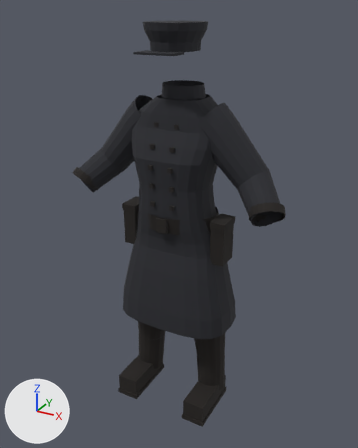
The glTF model docs/art/assets/projet/tenue_police_interieure_lod0.glb, before and after one commit.
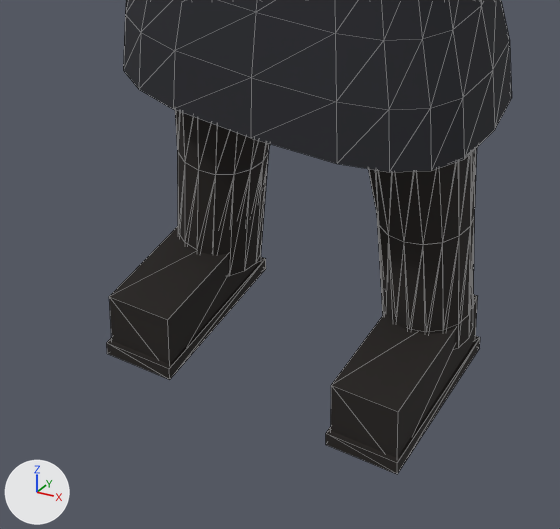
The first picture shows the older version from a 50 mm camera at (0.965, -1.778, 1.764) aimed at (0.003, -0.028, 0.889). The close-ups show the older and then the newer version on the part from 24% to 70% of the width and 65% to 99% of the height of that picture. Only the edits that show in the close-ups are written down. The axes (+X, +Y, +Z) are drawn at lower left. The lights are the same throughout. The close-ups show mesh edges as thin lines. Vertices at exactly the same position are counted once.

Names of what the first close-up shows: 'calf_l', 'calf_r', 'foot_l', 'foot_r', 'pelvis'.
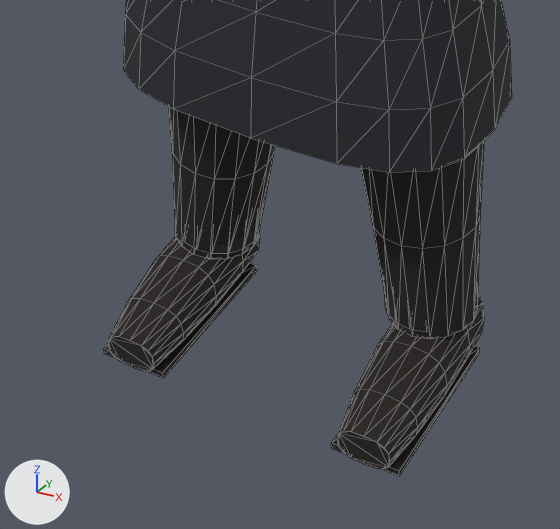
Boxes (x1, y1, x2, y2) around the edits, measured in the close-ups (560 x 529 px):
'calf_l', reshaped: before (368, 148, 477, 350); after (361, 141, 484, 339)
'foot_l', reshaped: before (326, 294, 480, 474); after (331, 293, 484, 476)
'foot_r', reshaped: before (107, 226, 266, 379); after (104, 235, 260, 378)
'calf_r', reshaped (12% wider, 8% shorter): before (175, 110, 270, 276); after (168, 107, 275, 259)
part 3 of me_foot_l, added: after (331, 346, 480, 476)
part 4 of me_foot_l, rebuilt (7% taller): before (331, 294, 478, 458); after (337, 293, 484, 469)
part 5 of me_foot_l, deleted: before (326, 336, 480, 474)
part 6 of me_foot_r, added: after (104, 263, 257, 378)
part 7 of me_foot_r, rebuilt: before (109, 226, 261, 364); after (108, 235, 260, 371)
part 8 of me_foot_r, deleted: before (107, 257, 266, 379)

The change, as a diff of the scene's bpy script:
```diff
--- a/docs/art/assets/projet/tenue_police_interieure_lod0.glb.py
+++ b/docs/art/assets/projet/tenue_police_interieure_lod0.glb.py
@@ me_calf_l @@
 # used by ob_calf_l; location = (0.0, 0.0, 0.0)
-me_calf_l.from_pydata(...)  # 144 vertices, 192 faces; spans x 0.065..0.24, y -0.114..0.074, z 0.057..0.494
+me_calf_l.from_pydata(...)  # 144 vertices, 206 faces; spans x 0.062..0.244, y -0.114..0.078, z 0.084..0.494
+# me_calf_l part 1
+# 4 vertices are removed from x 0.116..0.234, y -0.069..0.049, z 0.057..0.063
+# 12 faces are deleted
+# 3 vertices in x 0.13..0.175, y -0.074..0.035, z 0.057..0.061 move by (0.005, 0.002, 0.029)
+# 3 vertices in x 0.175..0.22, y -0.055..0.054, z 0.059..0.063 move by (0.005, 0.002, 0.031)
+# 38 vertices move from x 0.072..0.239, y -0.092..0.068, z 0.057..0.407 to x 0.062..0.244, y -0.102..0.078, z 0.084..0.408
+# 4 vertices are added at (0.156, 0.051, 0.088), (0.239, 0.016, 0.096), (0.204, -0.067, 0.092), (0.121, -0.032, 0.084)
+# 26 new faces join them, mat_cuir (black #1f1a17)
 me_calf_l.materials.append(mat_cuir)
@@ me_calf_r @@
 # used by ob_calf_r; location = (0.0, 0.0, 0.0)
-me_calf_r.from_pydata(...)  # 144 vertices, 192 faces; spans x -0.24..-0.065, y -0.114..0.074, z 0.057..0.494
+me_calf_r.from_pydata(...)  # 144 vertices, 206 faces; spans x -0.244..-0.062, y -0.114..0.078, z 0.084..0.494
+# me_calf_r part 2
+# 4 vertices are removed from x -0.234..-0.116, y -0.069..0.049, z 0.057..0.063
+# 12 faces are deleted
+# 44 vertices move from x -0.239..-0.072, y -0.092..0.068, z 0.057..0.407 to x -0.244..-0.062, y -0.102..0.078, z 0.084..0.408
+# 4 vertices are added at (-0.204, 0.051, 0.092), (-0.121, 0.016, 0.084), (-0.156, -0.067, 0.088), (-0.239, -0.032, 0.096)
+# 26 new faces join them, mat_cuir (black #1f1a17)
 me_calf_r.materials.append(mat_cuir)
@@ me_foot_l @@
 # used by ob_foot_l; location = (0.0, 0.0, 0.0)
-me_foot_l.from_pydata(...)  # 16 vertices, 24 faces; spans x 0.126..0.234, y -0.225..0.045, z 0.0..0.1
+me_foot_l.from_pydata(...)  # 88 vertices, 168 faces; spans x 0.131..0.243, y -0.232..0.04, z 0.0..0.12
+# me_foot_l part 3: a new loose piece, a box spanning x 0.136..0.238, y -0.227..0.035, z 0.0..0.01, in mat_cuir (black #1f1a17)
+# me_foot_l part 4: the loose piece of 8 vertices spanning x 0.13..0.23, y -0.218..0.038, z 0.0..0.1 is rebuilt with 80 vertices and now spans x 0.131..0.243, y -0.232..0.04, z 0.0..0.12
+# me_foot_l part 5: the loose piece of 8 vertices spanning x 0.126..0.234, y -0.225..0.045, z 0.0..0.02 is deleted
 me_foot_l.materials.append(mat_cuir)
@@ me_foot_r @@
 # used by ob_foot_r; location = (0.0, 0.0, 0.0)
-me_foot_r.from_pydata(...)  # 16 vertices, 24 faces; spans x -0.234..-0.126, y -0.225..0.045, z 0.0..0.1
+me_foot_r.from_pydata(...)  # 88 vertices, 168 faces; spans x -0.243..-0.131, y -0.232..0.04, z 0.0..0.12
+# me_foot_r part 6: a new loose piece, a box spanning x -0.238..-0.136, y -0.227..0.035, z 0.0..0.01, in mat_cuir (black #1f1a17)
+# me_foot_r part 7: the loose piece of 8 vertices spanning x -0.23..-0.13, y -0.218..0.038, z 0.0..0.1 is rebuilt with 80 vertices and now spans x -0.243..-0.131, y -0.232..0.04, z 0.0..0.12
+# me_foot_r part 8: the loose piece of 8 vertices spanning x -0.234..-0.126, y -0.225..0.045, z 0.0..0.02 is deleted
 me_foot_r.materials.append(mat_cuir)
```
